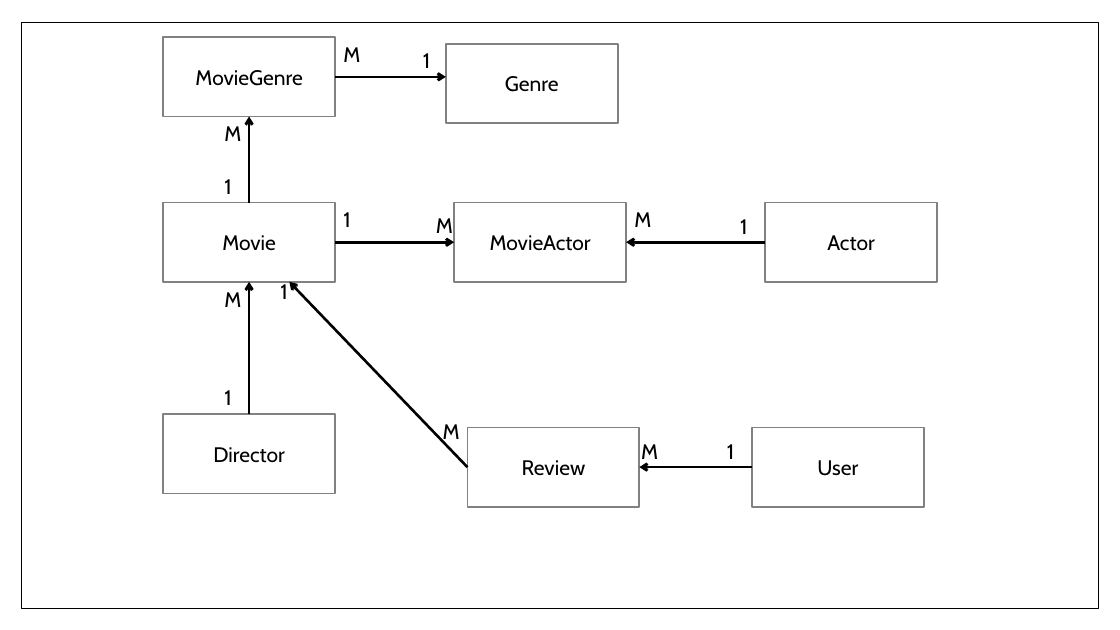
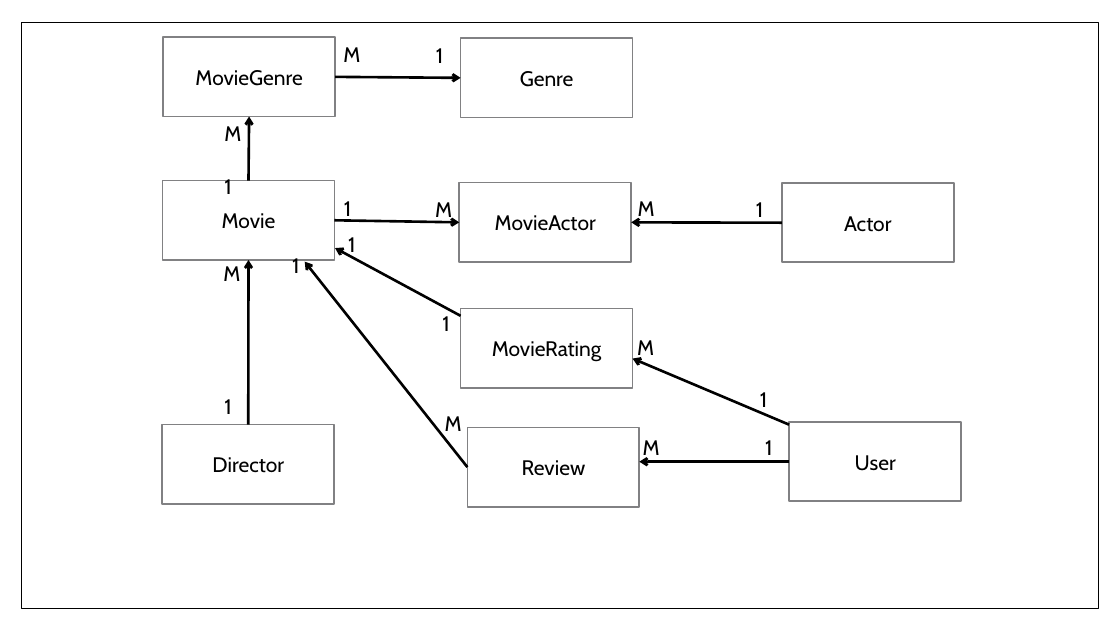
Before and after one commit to DMU-CTEC2902/TechTeam-Repo, a slide deck: slide 1 of ERD.pptx. Drawn at 1120x630 pixels with LibreOffice and Linux fonts; fonts in the diff are those of the drawing. Boxes give left, top, right and bottom in pixels: in the first picture for what was removed or moved away, otherwise in the second. Text is boxed around its words. In the diff, an @@ line names an element or a change of style, - is before the commit and + after.

Commit message:
ERD - new 1
a new ERD

```diff
--- a/ERD.pptx
+++ b/ERD.pptx
@@ text "1": place and size @@
-text "1" at [423,53,430,68]
+text "1" at [436,48,443,63]
@@ rectangle "Genre": place and size @@
-rectangle "Genre" at [446,44,618,123]
+rectangle "Genre" at [460,38,633,117]
@@ arrow moved from (335, 77) - (446, 77) to (335, 77) - (460, 78) @@
@@ arrow moved from (250, 202) - (250, 117) to (249, 181) - (250, 117) @@
@@ rectangle "Movie": place and size @@
-rectangle "Movie" at [163,202,335,281]
+rectangle "Movie" at [162,181,334,260]
@@ text "1" rewrapped from [343,212,350,227] to [344,201,351,222] @@
@@ text "M": place and size @@
-text "M" at [436,218,453,239]
+text "M" at [435,202,452,223]
@@ rectangle "MovieActor": place and size @@
-rectangle "MovieActor" at [455,202,627,281]
+rectangle "MovieActor" at [460,182,632,261]
@@ text "M" rewrapped from [634,212,651,227] to [638,201,655,222] @@
@@ text "1" rewrapped from [740,219,747,234] to [756,202,763,223] @@
@@ rectangle "Actor": place and size @@
-rectangle "Actor" at [765,202,938,281]
+rectangle "Actor" at [782,183,954,262]
@@ arrow moved from (335, 242) - (455, 242) to (334, 220) - (460, 223) @@
@@ text added at [348,237,355,258], 18 pt, text #000000 @@
+1
@@ arrow moved from (765, 242) - (626, 242) to (782, 223) - (631, 223) @@
@@ text "M": place and size @@
-text "M" at [224,292,241,307]
+text "M" at [223,266,240,281]
@@ arrow moved from (250, 414) - (250, 282) to (249, 425) - (249, 260) @@
@@ text "1": place and size @@
-text "1" at [280,281,287,299]
+text "1" at [292,258,299,273]
@@ arrow moved from (467, 467) - (290, 282) to (467, 467) - (305, 262) @@
@@ arrow added from (460, 316) to (335, 248), #000000 2.25 pt @@
@@ text added at [442,316,449,331], 18 pt, text #000000 @@
+1
@@ rectangle added at [460,308,633,387], fill #FFFFFF, outline #818183 1.5 pt, 18 pt, text #000000 @@
+MovieRating
@@ arrow added from (789, 425) to (633, 359), #000000 2.25 pt @@
@@ text added at [637,340,654,361], 18 pt, text #000000 @@
+M
@@ text "1": place and size @@
-text "1" at [224,390,231,405]
+text "1" at [224,399,231,414]
@@ text "M": place and size @@
-text "M" at [443,424,460,445]
+text "M" at [445,416,462,438]
@@ text added at [760,392,767,413], 18 pt, text #000000 @@
+1
@@ rectangle "Director": place and size @@
-rectangle "Director" at [163,414,335,493]
+rectangle "Director" at [162,425,334,504]
@@ text "M": place and size @@
-text "M" at [641,444,658,465]
+text "M" at [643,440,660,461]
@@ text "1" rewrapped from [727,444,734,459] to [765,440,772,462] @@
@@ rectangle "User": place and size @@
-rectangle "User" at [752,428,924,507]
+rectangle "User" at [790,422,962,501]
@@ arrow moved from (752, 467) - (639, 467) to (790, 462) - (639, 462) @@
```
